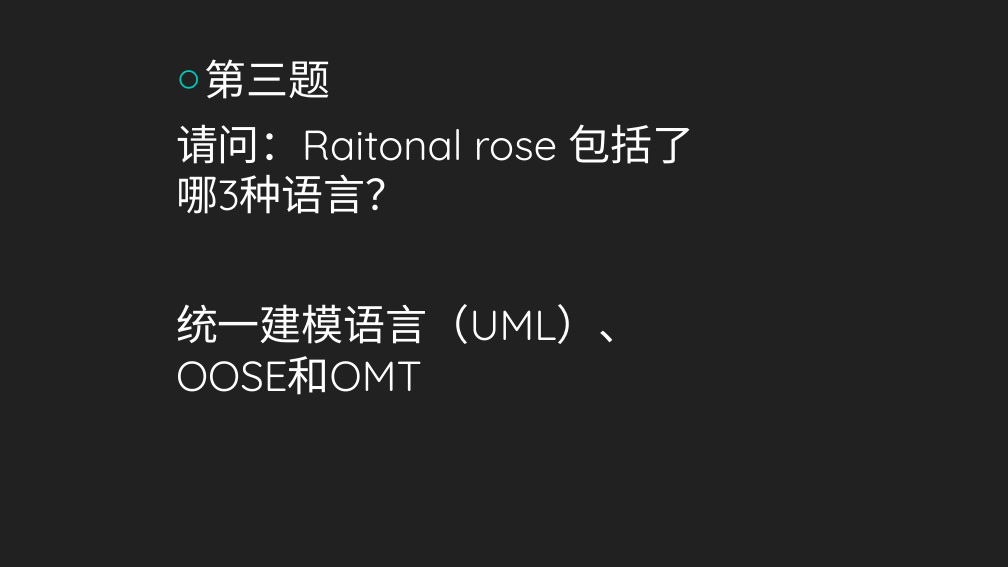
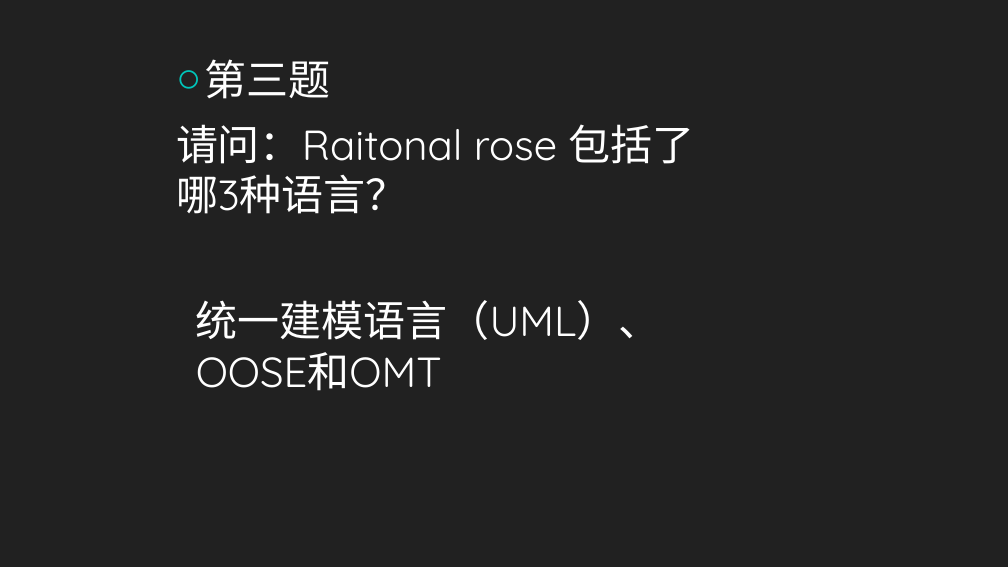
Before and after one commit to twn422/PRD2017, a slide deck: slide 18 of PRD-2017-G24/STW/非受控文件/翻转课堂作业/UML工具：Rational Rose/UML工具：Rational Rose.pptx (slide 14 before the commit). Drawn at 1008x567 pixels with LibreOffice and Linux fonts; fonts in the diff are those of the drawing. Boxes give left, top, right and bottom in pixels: in the first picture for what was removed or moved away, otherwise in the second. Text is boxed around its words. In the diff, an @@ line names an element or a change of style, - is before the commit and + after.

```diff
--- a/PRD-2017-G24/STW/非受控文件/翻转课堂作业/UML工具：Rational Rose/UML工具：Rational Rose.pptx
+++ b/PRD-2017-G24/STW/非受控文件/翻转课堂作业/UML工具：Rational Rose/UML工具：Rational Rose.pptx
@@ text at [176, 304, 641, 395]: paragraph removed @@
-统一建模语言（UML）、OOSE和OMT
@@ text added at [196, 300, 661, 391], 40 pt, text #FFFFFF @@
+统一建模语言（UML）、OOSE和OMT
```
Also in this commit, not shown: 9 other slides changed, 4 slides added, 1 other file.
